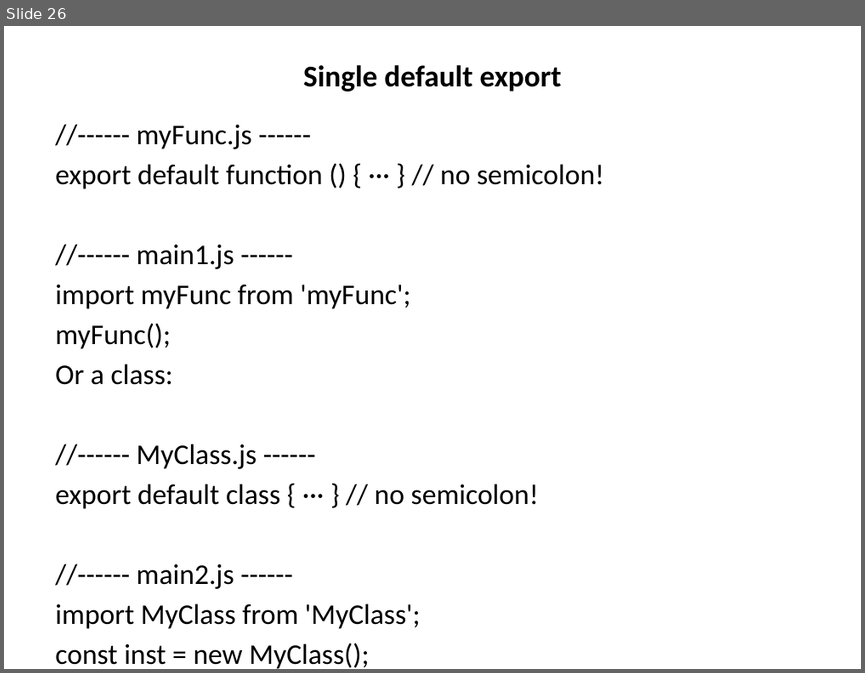
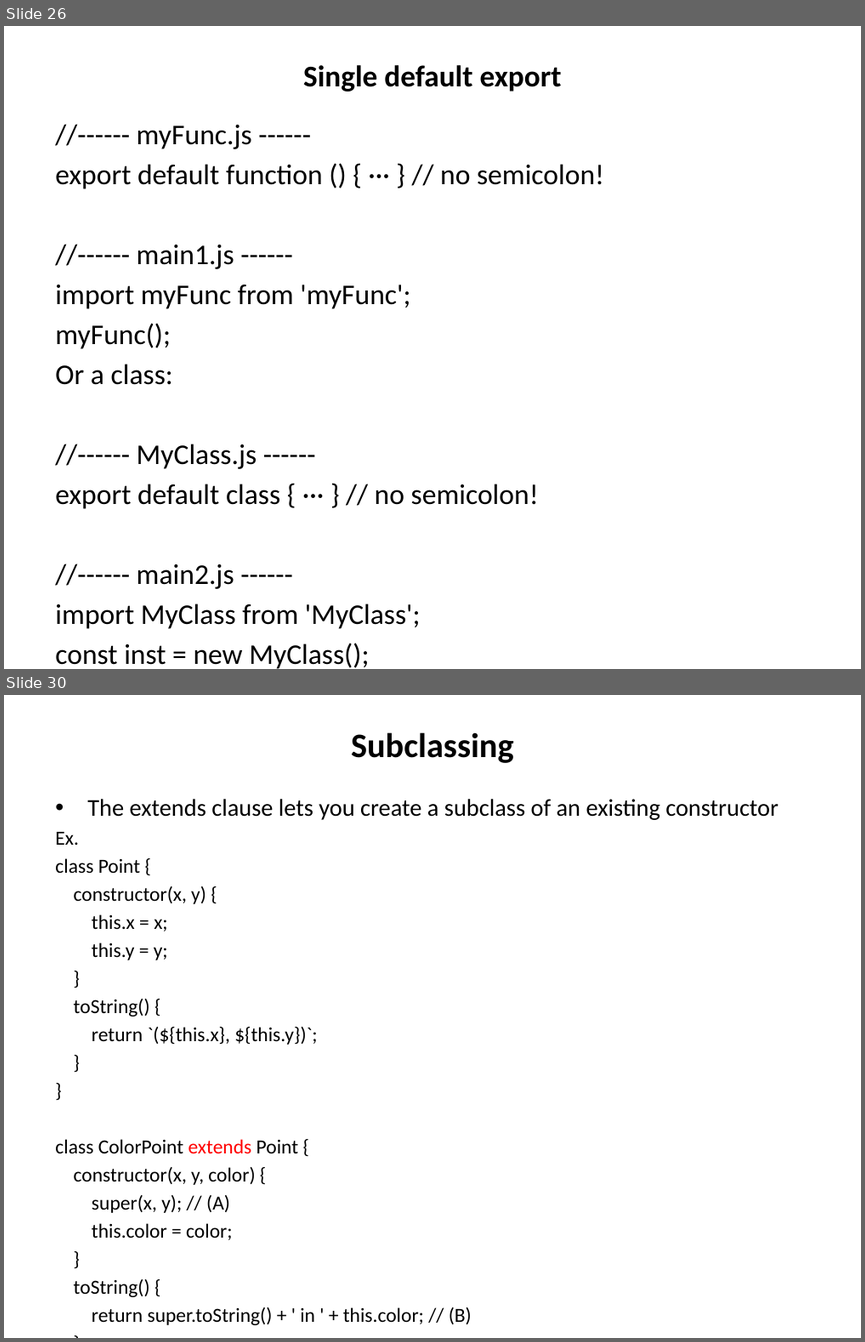
Before and after one commit to jaybidwai02/jsFrameworks, a slide deck: es6/ES6.pptx. Shown one above the other, each under a label of ours: slide 26 before the commit, slides 26 and 30 after it; the slides between them are not shown. The pictures are 865x673 and 865x1342 pixels, drawn with LibreOffice and Linux fonts; fonts in the diff are those of the drawing. Boxes give left, top, right and bottom in pixels: in the first picture for what was removed or moved away, otherwise in the second. Text is boxed around its words. In the diff, an @@ line names an element or a change of style, - is before the commit and + after.

```diff
--- a/es6/ES6.pptx
+++ b/es6/ES6.pptx
@@ slide 30 added at (4,695,861,1338), background #FFFFFF @@
@@ title added at (351,732,514,763), 28.8 pt, text #000000, bold @@
+Subclassing
@@ text added at (55,799,778,1325), 16.8 pt, text #000000 @@
+• The extends clause lets you create a subclass of an existing constructor
+Ex.
+class Point {
+constructor(x, y) {
+this.x = x;
+this.y = y;
+}
+toString() {
+return `(${this.x}, ${this.y})`;
+}
+}
+class ColorPoint extends Point {
+constructor(x, y, color) {
+super(x, y); // (A)
+this.color = color;
+}
+toString() {
+return super.toString() + ' in ' + this.color; // (B)
+}
+}
```
Also in this commit, not shown: 4 other slides added.
